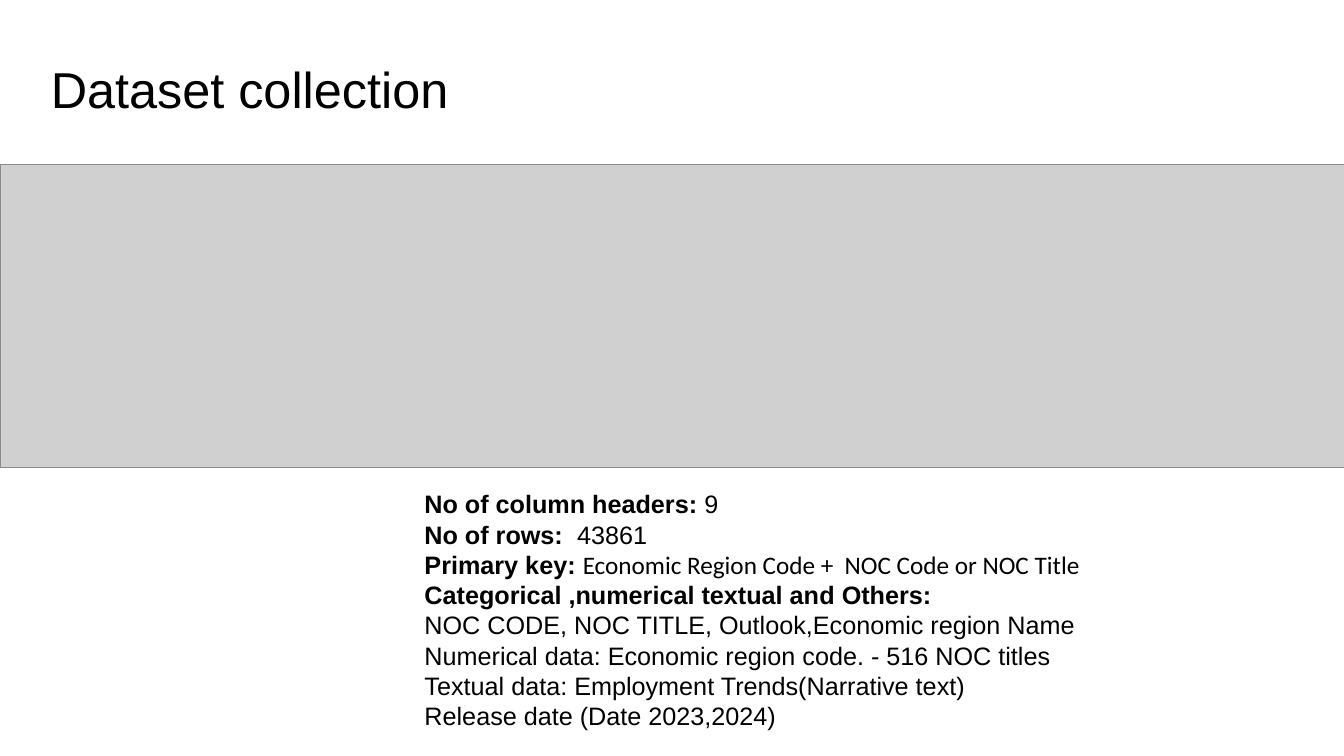
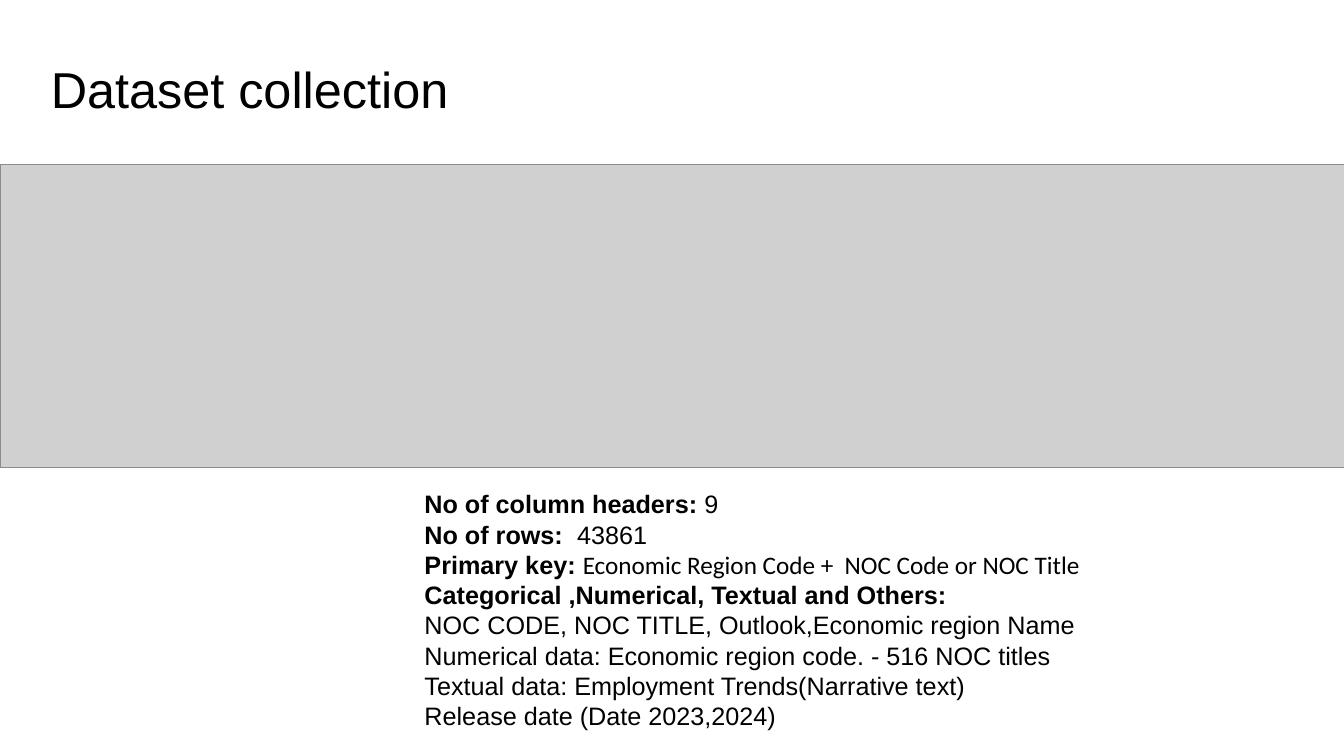
Before and after one commit to rajprasadshrestha/groupassignments, a slide deck: slide 4 of nosqldatabase/Presentation5.pptx. Drawn at 1344x756 pixels with LibreOffice and Linux fonts; fonts in the diff are those of the drawing; grey boxes stand for pictures. Boxes give left, top, right and bottom in pixels: in the first picture for what was removed or moved away, otherwise in the second. Text is boxed around its words. In the diff, an @@ line names an element or a change of style, - is before the commit and + after.

```diff
--- a/nosqldatabase/Presentation5.pptx
+++ b/nosqldatabase/Presentation5.pptx
@@ text at (424,525,1080,610): text changed @@
-No of rows: 43861
-Primary key: Economic Region Code + NOC Code or NOC Title Categorical ,numerical textual and Others:
+No of rows: 43861
+Primary key: Economic Region Code + NOC Code or NOC Title Categorical ,Numerical, Textual and Others:
```
Also in this commit, not shown: 7 other slides changed, 1 slide added, 2 slides removed, 15 other files.
